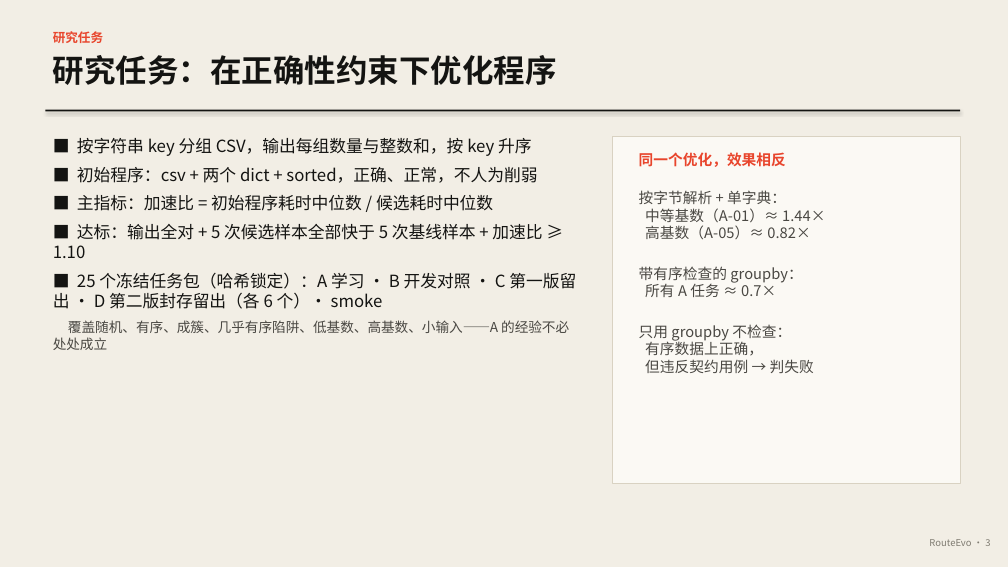
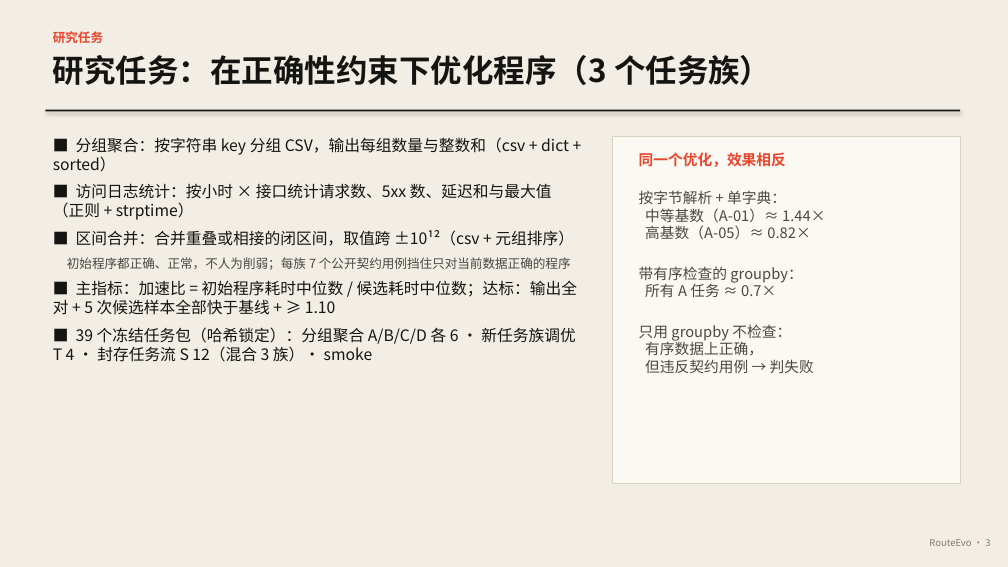
Before and after one commit to bohack-2026-hw/QuotaCrux, a slide deck: slide 3 of docs/RouteEvo.pptx. Drawn at 1008x567 pixels with LibreOffice and Linux fonts; fonts in the diff are those of the drawing. Boxes give left, top, right and bottom in pixels: in the first picture for what was removed or moved away, otherwise in the second. Text is boxed around its words. In the diff, an @@ line names an element or a change of style, - is before the commit and + after.

```diff
--- a/docs/RouteEvo.pptx
+++ b/docs/RouteEvo.pptx
@@ text at box(53, 55, 771, 85): text changed @@
-研究任务：在正确性约束下优化程序
+研究任务：在正确性约束下优化程序（3 个任务族）
@@ text at box(53, 137, 577, 362): text changed; size 16 to 15 pt @@
-■ 按字符串 key 分组 CSV，输出每组数量与整数和，按 key 升序
-■ 初始程序：csv + 两个 dict + sorted，正确、正常，不人为削弱
-■ 主指标：加速比 = 初始程序耗时中位数 / 候选耗时中位数
-■ 达标：输出全对 + 5 次候选样本全部快于 5 次基线样本 + 加速比 ≥ 1.10
-■ 25 个冻结任务包（哈希锁定）：A 学习 · B 开发对照 · C 第一版留出 · D 第二版封存留出（各 6 个）· smoke
-覆盖随机、有序、成簇、几乎有序陷阱、低基数、高基数、小输入——A 的经验不必处处成立
+■ 分组聚合：按字符串 key 分组 CSV，输出每组数量与整数和（csv + dict + sorted）
+■ 访问日志统计：按小时 × 接口统计请求数、5xx 数、延迟和与最大值（正则 + strptime）
+■ 区间合并：合并重叠或相接的闭区间，取值跨 ±10¹²（csv + 元组排序）
+初始程序都正确、正常，不人为削弱；每族 7 个公开契约用例挡住只对当前数据正确的程序
+■ 主指标：加速比 = 初始程序耗时中位数 / 候选耗时中位数；达标：输出全对 + 5 次候选样本全部快于基线 + ≥ 1.10
+■ 39 个冻结任务包（哈希锁定）：分组聚合 A/B/C/D 各 6 · 新任务族调优 T 4 · 封存任务流 S 12（混合 3 族）· smoke
```
Also in this commit, not shown: 9 other slides changed, 4 slides added, 8 other files.
